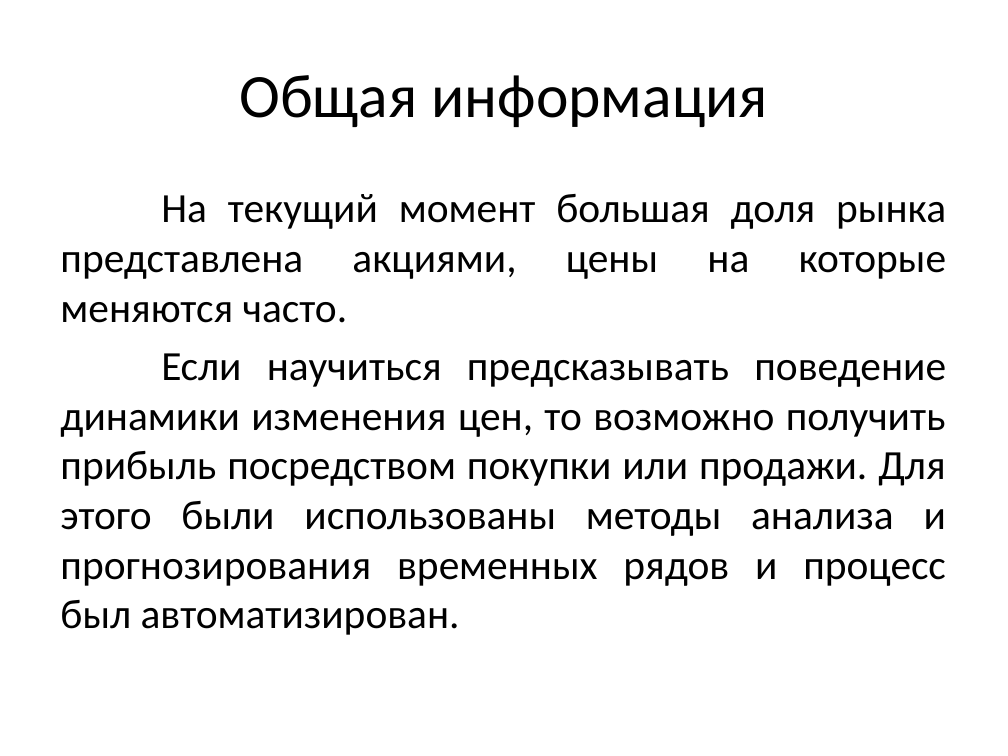
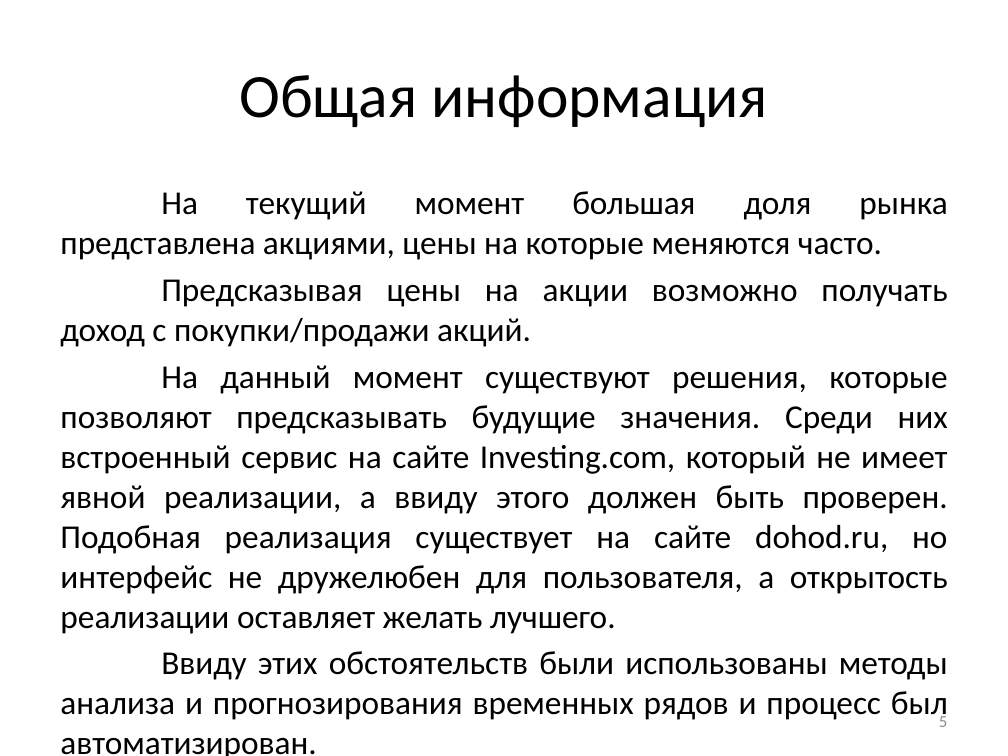
Before and after one commit to Leoprolder/diploma, a slide deck: slide 5 of Презентация.pptx. Drawn at 1008x756 pixels with LibreOffice and Linux fonts; fonts in the diff are those of the drawing. Boxes give left, top, right and bottom in pixels: in the first picture for what was removed or moved away, otherwise in the second. Text is boxed around its words. In the diff, an @@ line names an element or a change of style, - is before the commit and + after.

```diff
--- a/Презентация.pptx
+++ b/Презентация.pptx
@@ text at (60,191,947,260): size 29.6 to 23.8 pt in "На текущий момент большая доля рынка представлена ..."; less space between paragraphs @@
@@ text at (60,279,948,723): text changed; size 29.6 to 23.8 pt @@
-Если научиться предсказывать поведение динамики изменения цен, то возможно получить прибыль посредством покупки или продажи. Для этого были использованы методы анализа и прогнозирования временных рядов и процесс был автоматизирован.
+Предсказывая цены на акции возможно получать доход с покупки/продажи акций.
+На данный момент существуют решения, которые позволяют предсказывать будущие значения. Среди них встроенный сервис на сайте Investing.com, который не имеет явной реализации, а ввиду этого должен быть проверен. Подобная реализация существует на сайте dohod.ru, но интерфейс не дружелюбен для пользователя, а открытость реализации оставляет желать лучшего.
+Ввиду этих обстоятельств были использованы методы анализа и прогнозирования временных рядов и процесс был автоматизирован.
@@ page number added at (939,716,947,727), 12 pt, text #8C8C8C @@
+5
```
Also in this commit, not shown: 11 other slides changed, 1 slide added, 3 slides removed, 1 other file.
